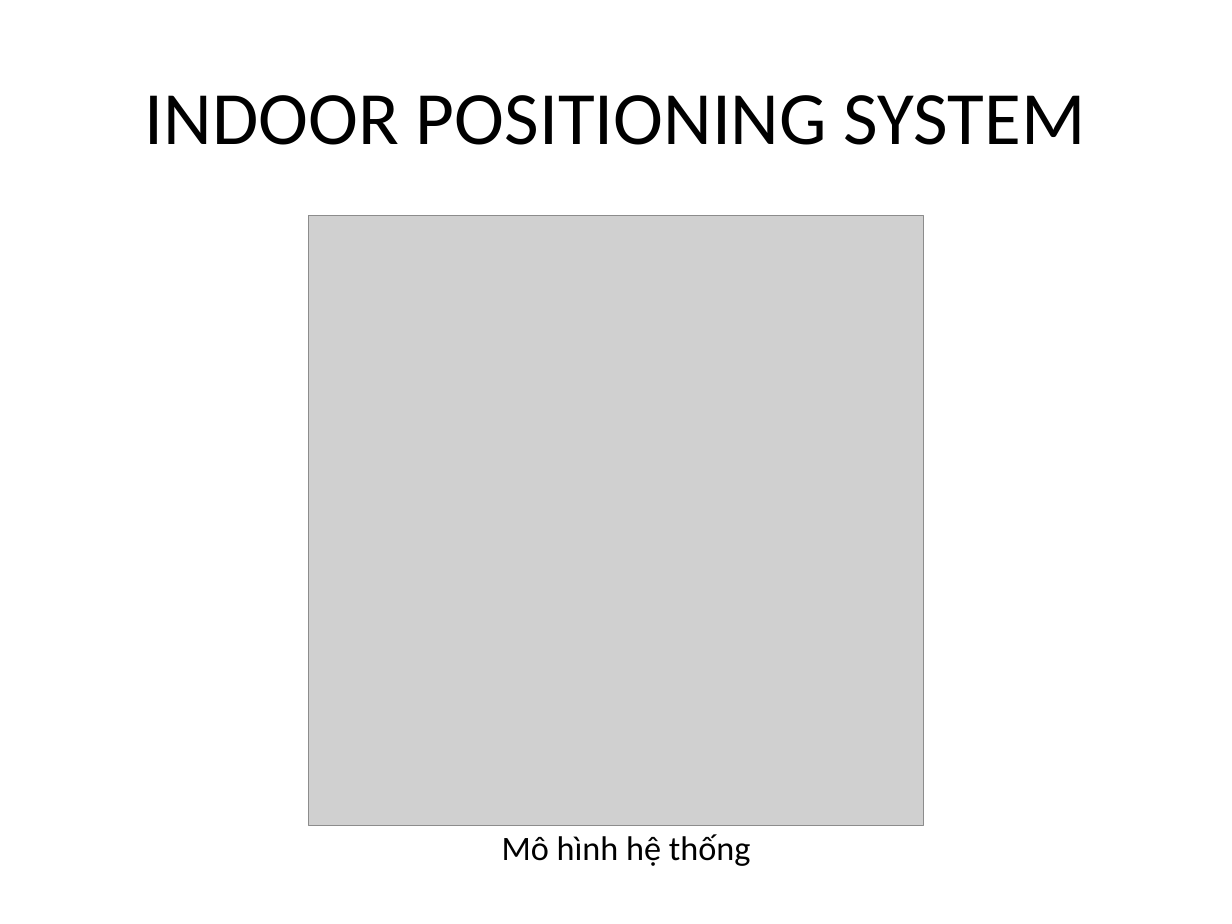
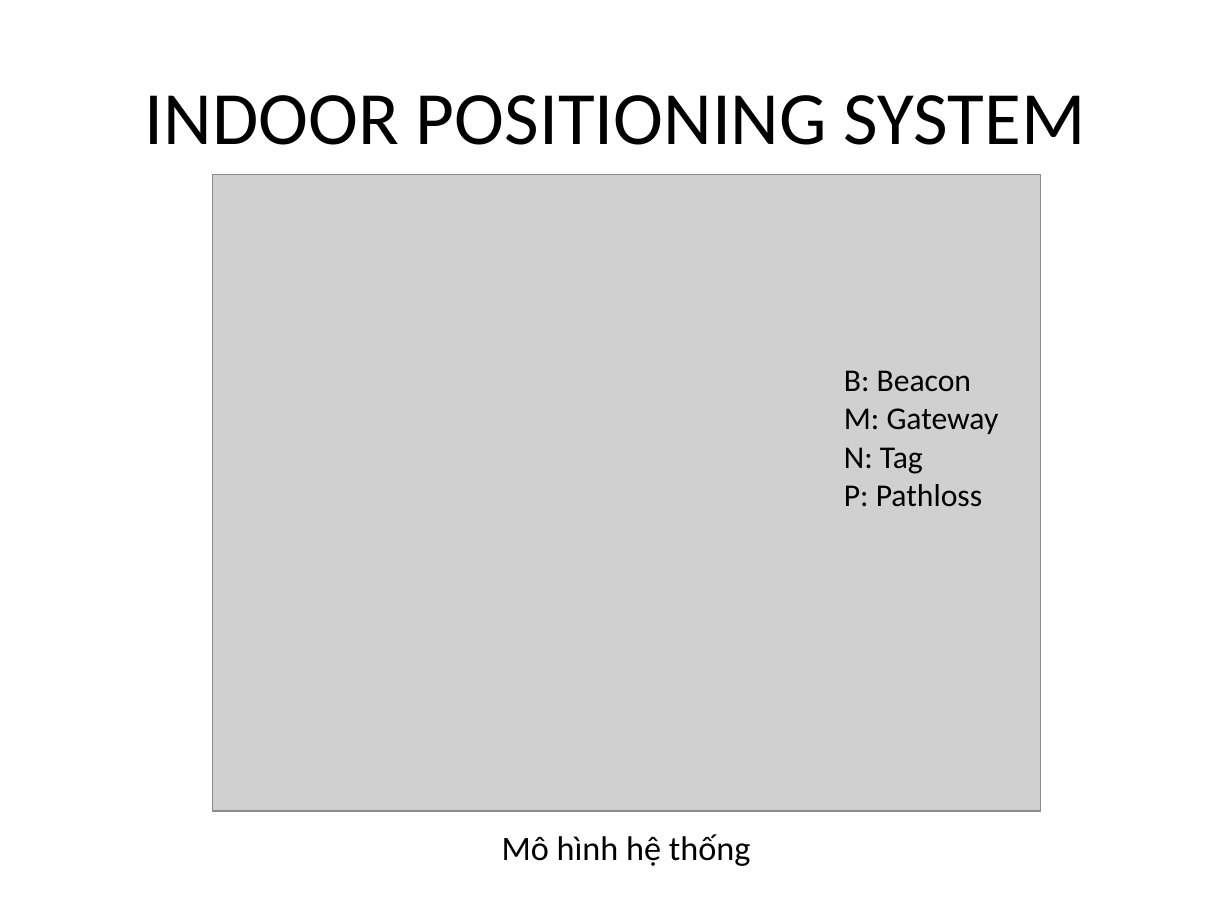
Before and after one commit to letruongthanh3698/BLE_matlab, a slide deck: slide 6 of report/Timeline.Report.pptx. Drawn at 1232x924 pixels with LibreOffice and Linux fonts; fonts in the diff are those of the drawing; grey boxes stand for pictures. Boxes give left, top, right and bottom in pixels: in the first picture for what was removed or moved away, otherwise in the second. Text is boxed around its words. In the diff, an @@ line names an element or a change of style, - is before the commit and + after.

```diff
--- a/report/Timeline.Report.pptx
+++ b/report/Timeline.Report.pptx
@@ picture: place and size @@
-picture at [308,216,923,825]
+picture at [212,175,1040,812]
@@ text added at [844,370,999,507], 18.5 pt, text #000000 @@
+B: Beacon
+M: Gateway
+N: Tag
+P: Pathloss
```
Also in this commit, not shown: 1 other slide changed, 57 other files.
